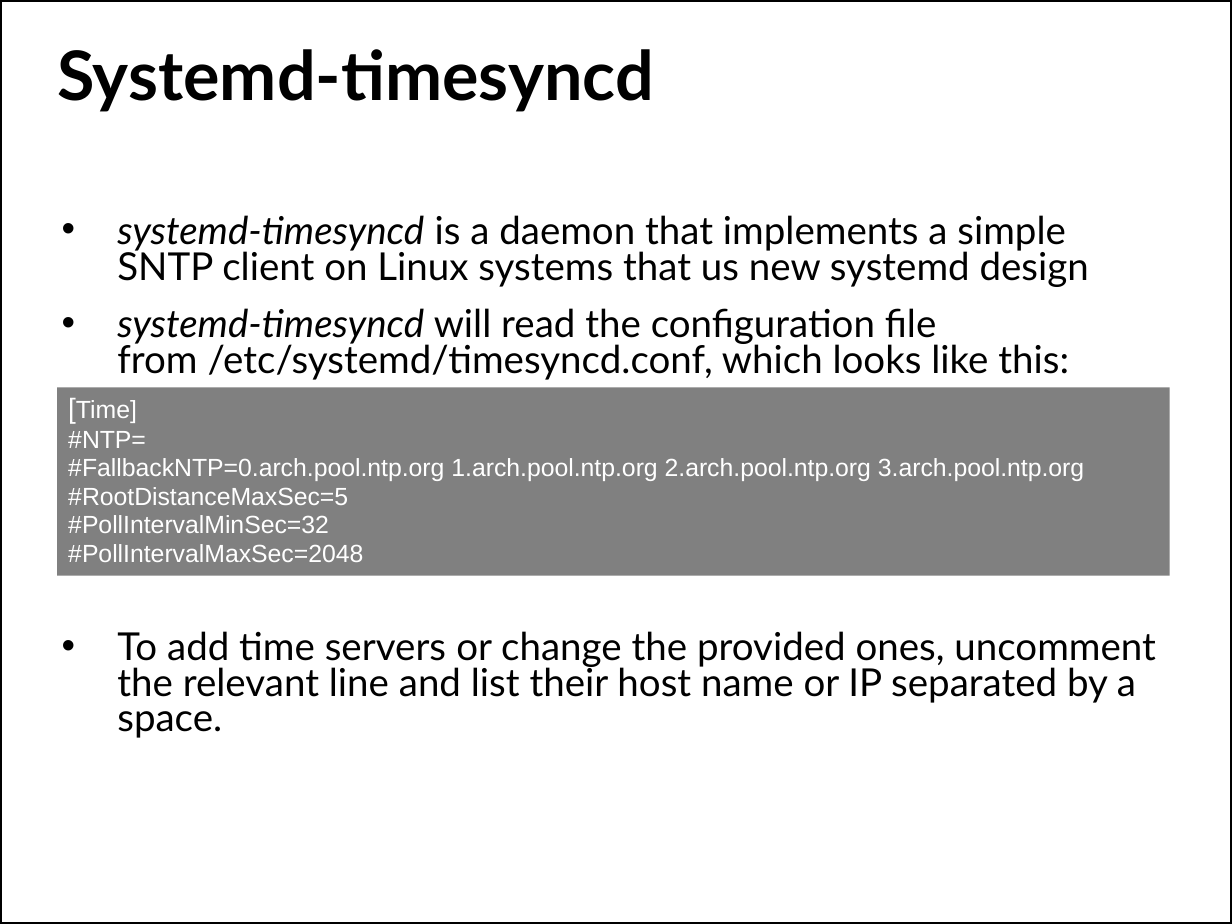
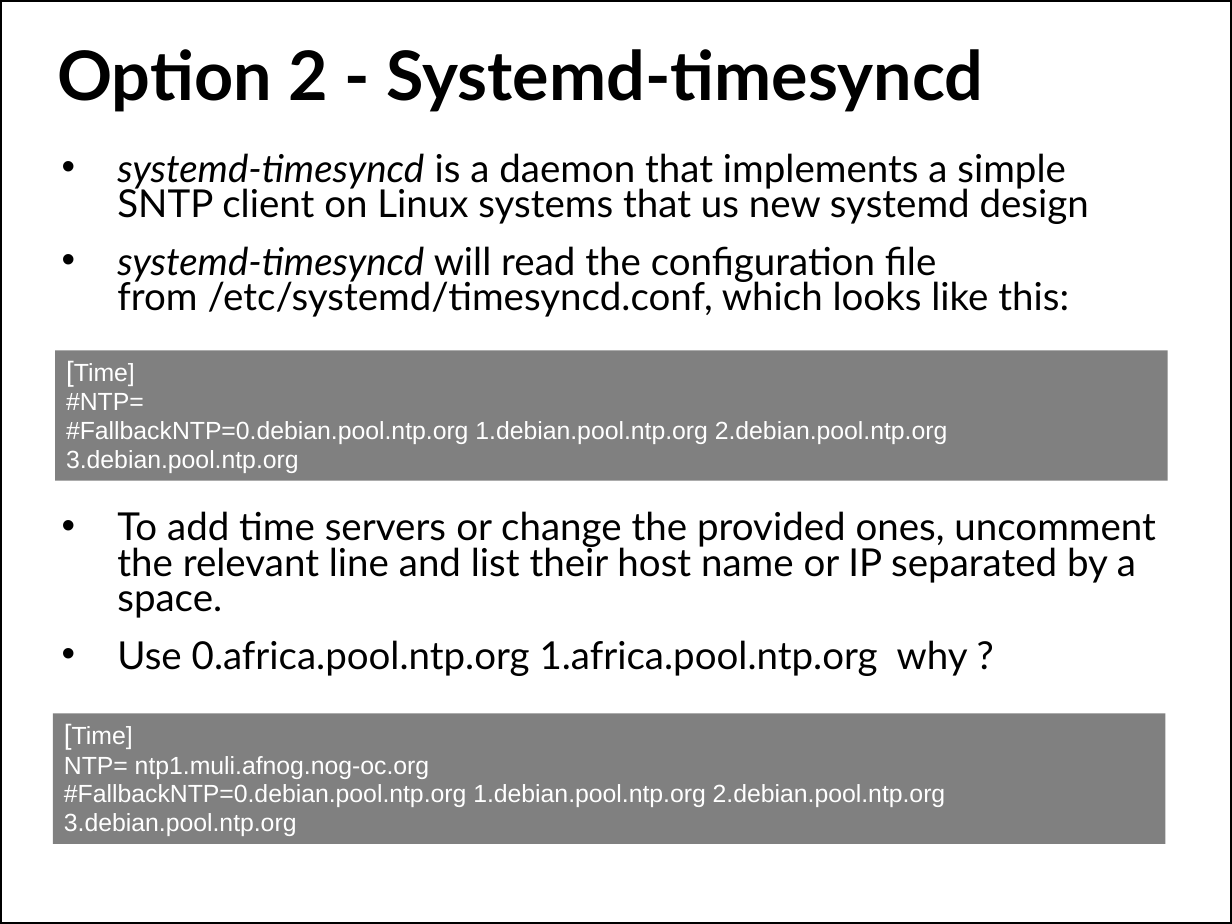
Before and after one commit to afnog/sse, a slide deck: slide 22 of ntp/ntp-service.pptx (slide 23 before the commit). Drawn at 1232x924 pixels with LibreOffice and Linux fonts; fonts in the diff are those of the drawing; background and template pictures are left out. Boxes give left, top, right and bottom in pixels: in the first picture for what was removed or moved away, otherwise in the second. Text is boxed around its words. In the diff, an @@ line names an element or a change of style, - is before the commit and + after.

```diff
--- a/ntp/ntp-service.pptx
+++ b/ntp/ntp-service.pptx
@@ title at <box>57,49,984,112</box>: text changed @@
-Systemd-timesyncd
+Option 2 - Systemd-timesyncd
@@ text "systemd-timesyncd is a daemon that ...": place and size @@
-text "systemd-timesyncd is a daemon that ..." at <box>117,215,1156,738</box>
+text "systemd-timesyncd is a daemon that ..." at <box>117,153,1156,676</box>
@@ rectangle "[Time]": place and size @@
-rectangle "[Time]" at <box>57,388,1169,576</box>
+rectangle "[Time]" at <box>55,350,1167,481</box>
@@ text in rectangle at <box>66,421,948,473</box>: text changed @@
-#FallbackNTP=0.arch.pool.ntp.org 1.arch.pool.ntp.org 2.arch.pool.ntp.org 3.arch.pool.ntp.org
-#RootDistanceMaxSec=5
-#PollIntervalMinSec=32
-#PollIntervalMaxSec=2048
+#FallbackNTP=0.debian.pool.ntp.org 1.debian.pool.ntp.org 2.debian.pool.ntp.org 3.debian.pool.ntp.org
@@ text at <box>117,640,968,676</box>: paragraph added @@
+• Use 0.africa.pool.ntp.org 1.africa.pool.ntp.org why ?
@@ rectangle added at <box>53,713,1165,844</box>, fill #808080, 16 pt, text #FFFFFF @@
+[Time]
+NTP= ntp1.muli.afnog.nog-oc.org
+#FallbackNTP=0.debian.pool.ntp.org 1.debian.pool.ntp.org 2.debian.pool.ntp.org 3.debian.pool.ntp.org
```
Also in this commit, not shown: 8 other slides changed, 1 slide removed, 1 other file.
